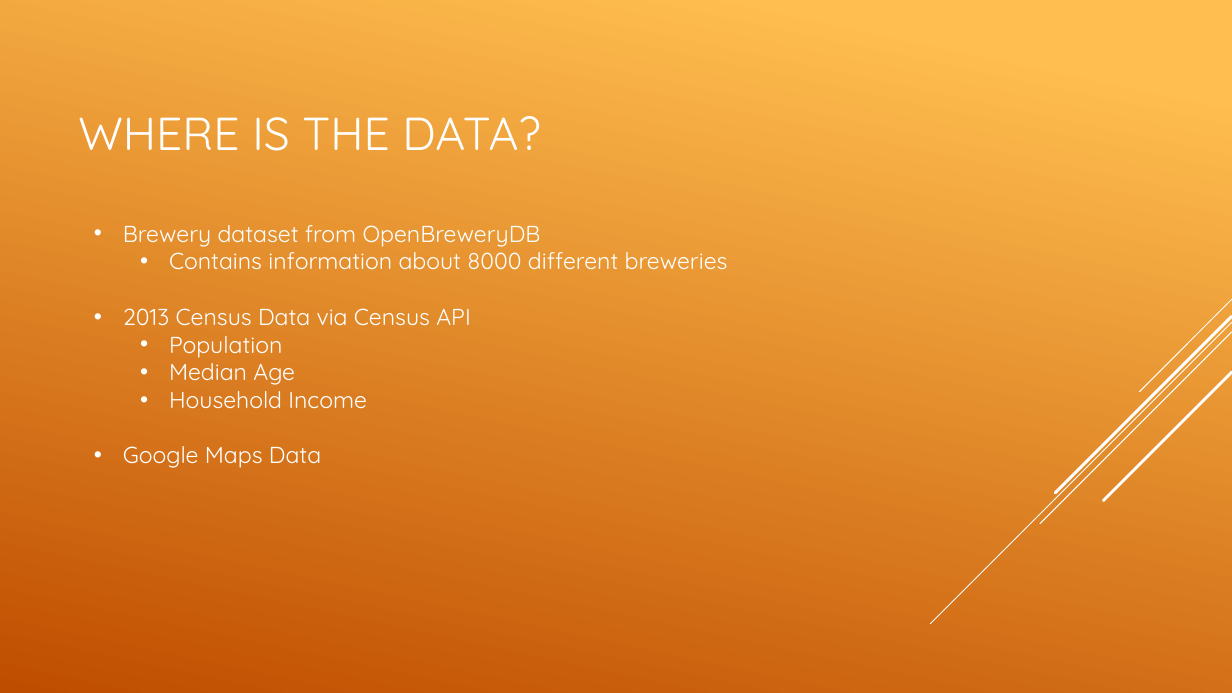
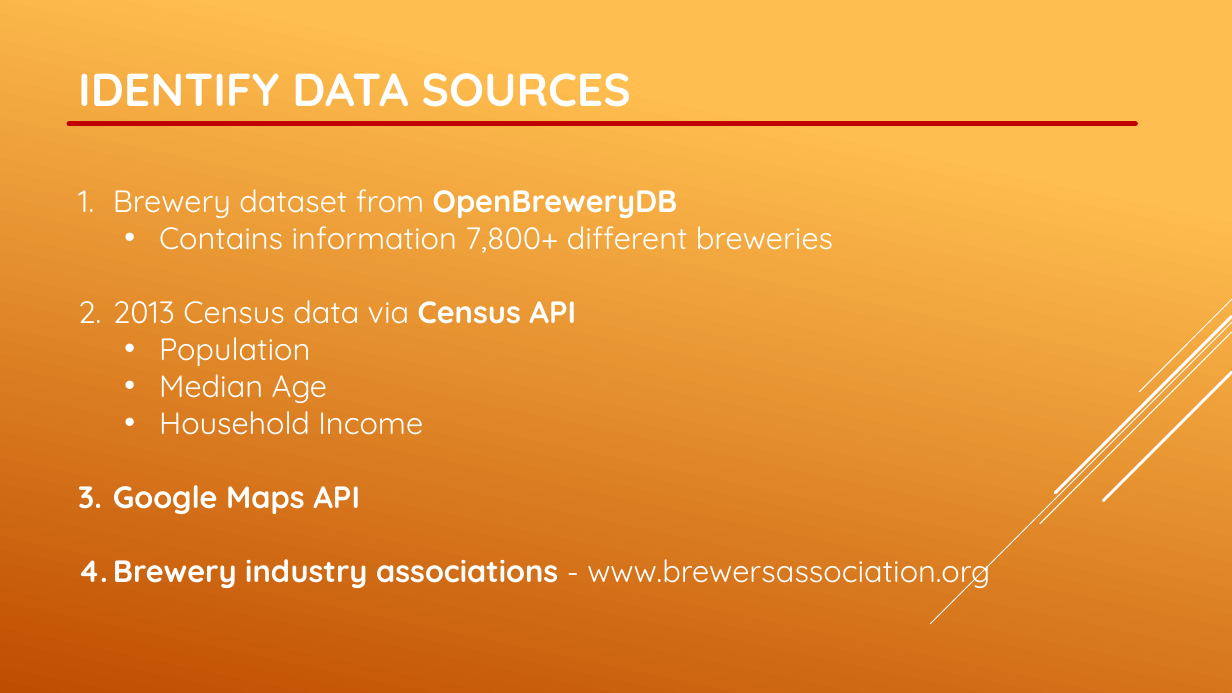
Before and after one commit to alhm528/project1, a slide deck: slide 14 of Project_One_Presentation.pptx (slide 6 before the commit). Drawn at 1232x693 pixels with LibreOffice and Linux fonts; fonts in the diff are those of the drawing. Boxes give left, top, right and bottom in pixels: in the first picture for what was removed or moved away, otherwise in the second. Text is boxed around its words. In the diff, an @@ line names an element or a change of style, - is before the commit and + after.

```diff
--- a/Project_One_Presentation.pptx
+++ b/Project_One_Presentation.pptx
@@ text added at box(78, 73, 631, 107), 36 pt, text #FFFFFF, bold @@
+IDENTIFY DATA SOURCES
@@ title removed at box(78, 116, 540, 151) @@
-WHERE IS THE DATA?
@@ line added from (69, 124) to (1136, 124), #C00000 4 pt @@
@@ text "Brewery dataset from OpenBreweryDB": place and size @@
-text "Brewery dataset from OpenBreweryDB" at box(123, 225, 728, 468)
+text "Brewery dataset from OpenBreweryDB" at box(113, 189, 990, 591)
@@ text at box(113, 189, 678, 435): size 18 to 24 pt in "Brewery dataset from OpenBreweryDB", "Population", "Median Age", "Household Income"; bold on in "OpenBreweryDB"; bullet • to 1.; indent changed @@
@@ text at box(113, 217, 833, 324): text changed; size 18 to 24 pt @@
-  • Contains information about 8000 different breweries
-• 2013 Census Data via Census API
+  • Contains information 7,800+ different breweries
+2. 2013 Census data via Census API
@@ text at box(113, 485, 990, 591): text changed; size 18 to 24 pt; bold on @@
-• Google Maps Data
+3. Google Maps API
+4. Brewery industry associations - www.brewersassociation.org
```
Also in this commit, not shown: 4 other slides changed, 24 slides added, 10 slides removed, 3 other files.
